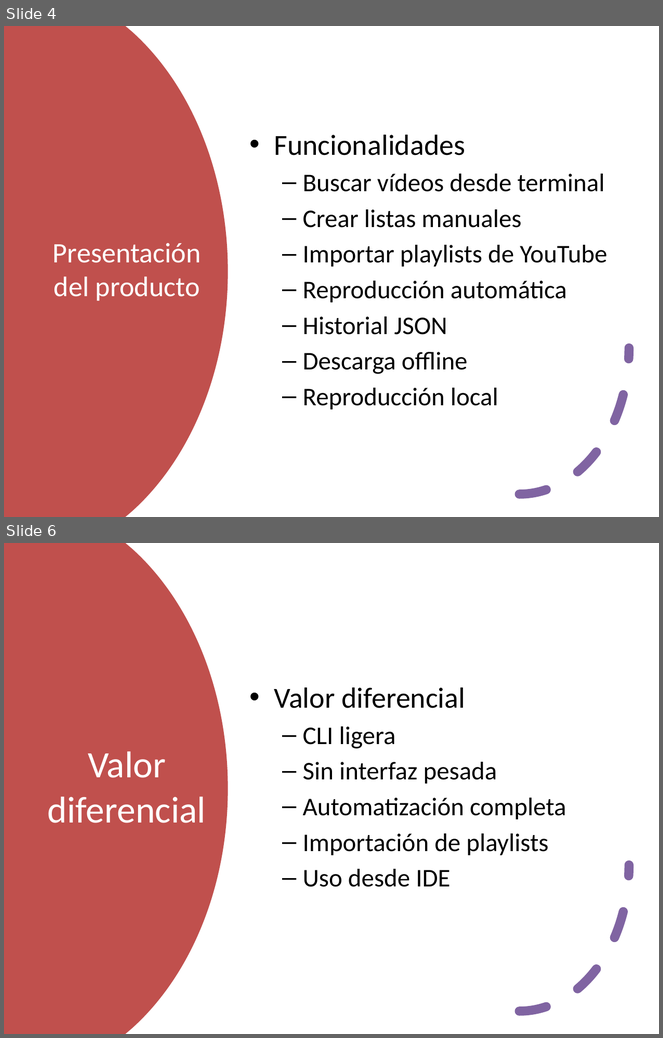
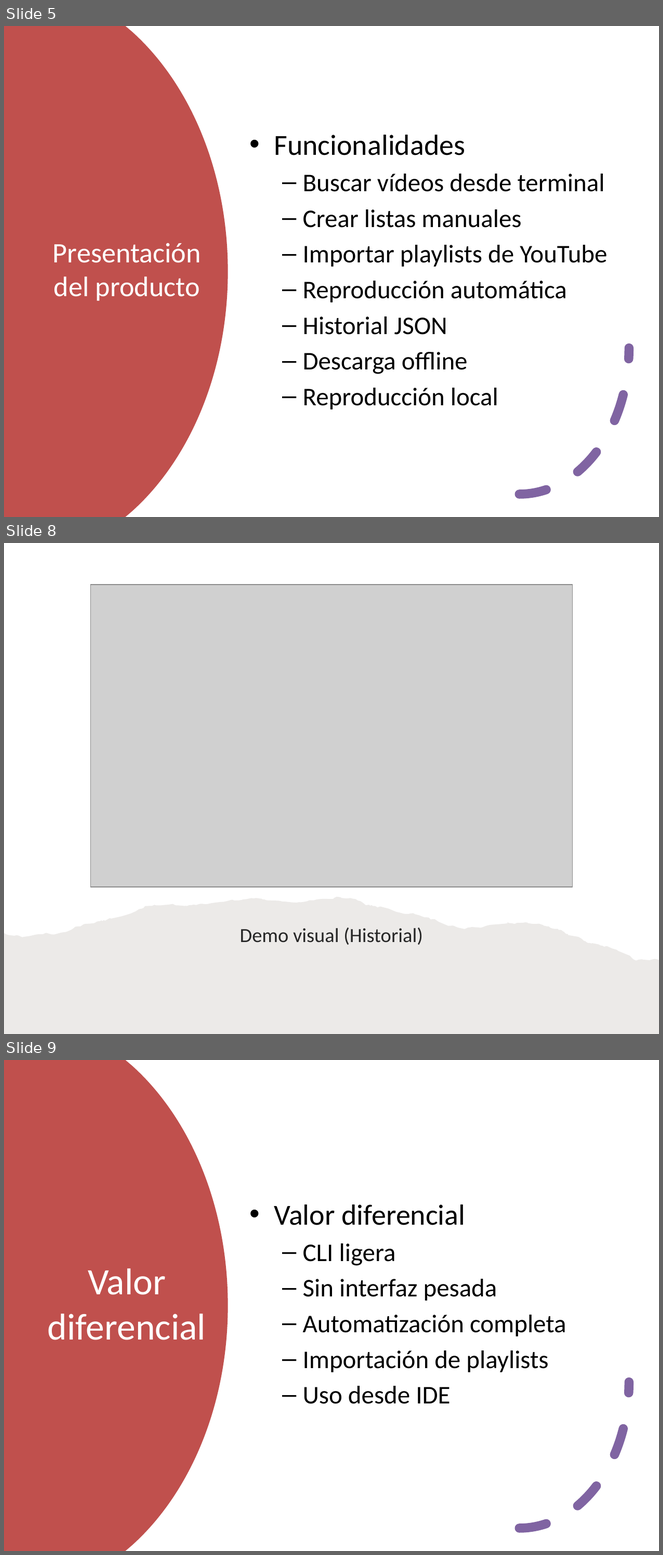
Before and after one commit to HacheGeGit/YoutubeManager, a slide deck: YouTubeManager_Presentation.pptx. Shown one above the other, each under a label of ours: slides 4 and 6 before the commit, slides 5, 8 and 9 after it; the slides between them are not shown. The pictures are 663x1038 and 663x1555 pixels, drawn with LibreOffice and Linux fonts; fonts in the diff are those of the drawing; grey boxes stand for pictures. Boxes give left, top, right and bottom in pixels: in the first picture for what was removed or moved away, otherwise in the second. Text is boxed around its words. In the diff, an @@ line names an element or a change of style, - is before the commit and + after.

```diff
--- a/YouTubeManager_Presentation.pptx
+++ b/YouTubeManager_Presentation.pptx
@@ slide 8 added at (4,543,659,1034), background #FFFFFF @@
@@ picture added at (90,584,573,887) @@
@@ freeform shape added at (4,897,659,1034), fill #82766A at 15% opacity @@
@@ title added at (240,928,423,945), 22 pt, text #262626 @@
+Demo visual (Historial)
@@ what was slide 4 is now slide 5 @@
@@ what was slide 6 is now slide 9 @@
```
Also in this commit, not shown: 2 slides changed, 2 other slides added.
